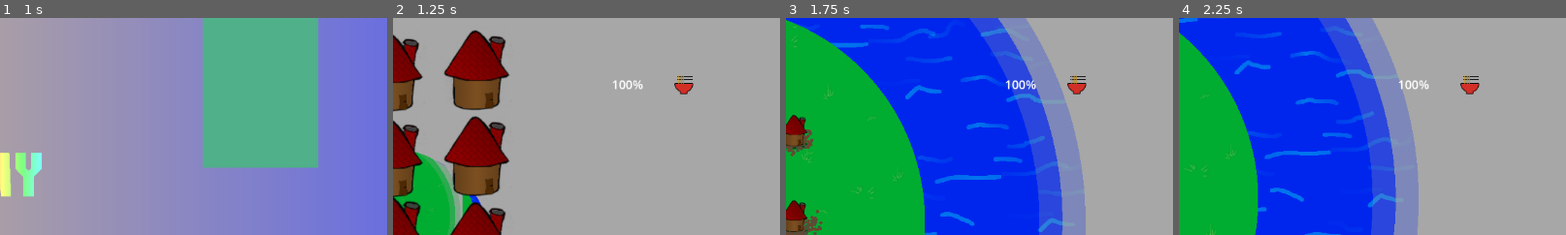
Above: before the commit, frames 1-4 (left to right).
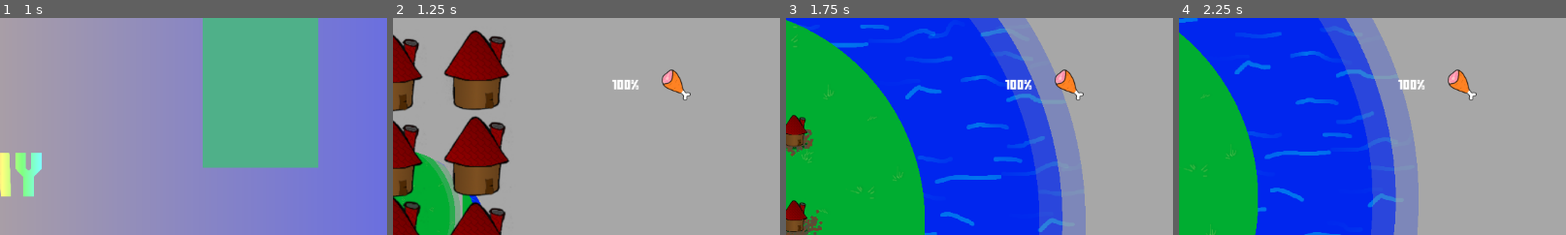
Above: after the commit, the same moments.

Repository: Viggzta/gmtk-jam-2024
Game: Godot game, scene res://main_menu.tscn
Two runs of this game, one before a commit and one after it. Both use one fixed random seed, a clock stepped at 60 frames per second and the inputs below. Sound files missing from this copy of the repository are replaced by a short silence.
Inputs (mouse positions are % of the whole screen's width and height, from its top left):
- Up to frame 1 (1 s): click (49, 36) at 0.5 s
- Up to frame 2 (1.25 s): no input
- Up to frame 3 (1.75 s): tap Enter at 1.25 s; move the mouse to (39, 30) at 1.27 s; press the mouse at (39, 30) at 1.28 s; hold D (right) from 1.28 s (still down)
- Up to frame 4 (2.25 s): move the mouse to (23, 50) at 2.02 s; release D (right) at 2.03 s; release the mouse at (23, 50) at 2.03 s; hold S (down) from 2.03 s (still down); right-click (23, 50) at 2.1 s; click (23, 50) at 2.17 s
The pictures show only the part of the screen within x 50-100%, y 0-50%; the shares and areas given below are measured in that part.

Frame 1 is identical in both runs. In frame 2, 0.9% of the frame differs, in the area x 56-78%, y 23-38%; in frame 3, 0.9%; in frame 4, 0.9%.

Commit message:
Turkey and fix font

Diff:
--- a/src/scenes/ui/DudeTemplateUI.tscn
+++ b/src/scenes/ui/DudeTemplateUI.tscn
@@ -1,6 +1,7 @@
-[gd_scene load_steps=2 format=3 uid="uid://d3r6yqhybmrxg"]
+[gd_scene load_steps=3 format=3 uid="uid://d3r6yqhybmrxg"]
 
 [ext_resource type="Script" path="res://scenes/ui/dude_template_ui.gd" id="1_5hb8l"]
+[ext_resource type="FontFile" uid="uid://blp4h173uu01v" path="res://gomarice_no_continue.ttf" id="2_2juey"]
 
 [node name="DudeTemplateUi" type="HBoxContainer"]
 anchors_preset = -1
@@ -15,5 +16,6 @@
 [node name="RichTextLabel" type="Label" parent="."]
 layout_mode = 2
 size_flags_horizontal = 2
-theme_override_font_sizes/font_size = 36
+theme_override_fonts/font = ExtResource("2_2juey")
+theme_override_font_sizes/font_size = 40
 text = "80"
--- a/src/scripts/helper.gd
+++ b/src/scripts/helper.gd
@@ -2,7 +2,7 @@
 
 const POOP = preload("res://art/emojjis/poop.tres")
 const WINE = preload("res://art/emojjis/wine.tres")
-const FOOD = preload("res://art/emojjis/food.tres")
+const FOOD = preload("res://art/turkey/turkey.png")
 const MEDIC = preload("res://art/emojjis/medic.tres")
 const CLUBBIN = preload("res://art/emojjis/clubbin.tres")
 static func get_texture_for_need(nt: Dude.NeedType) -> Texture2D:
